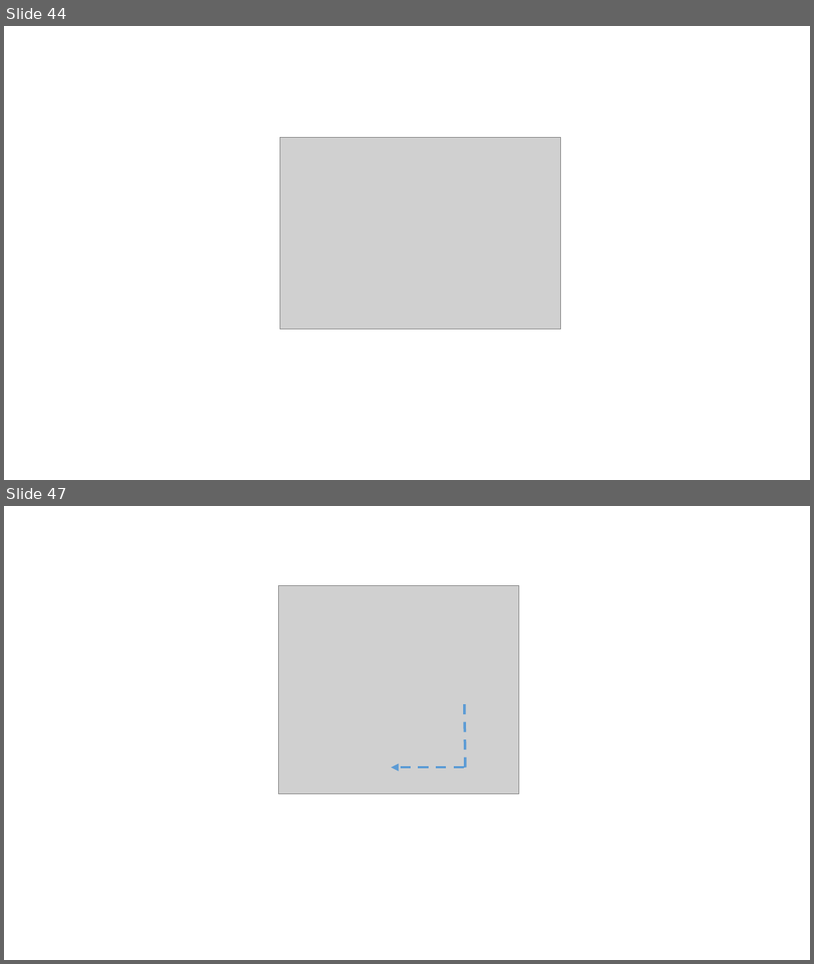
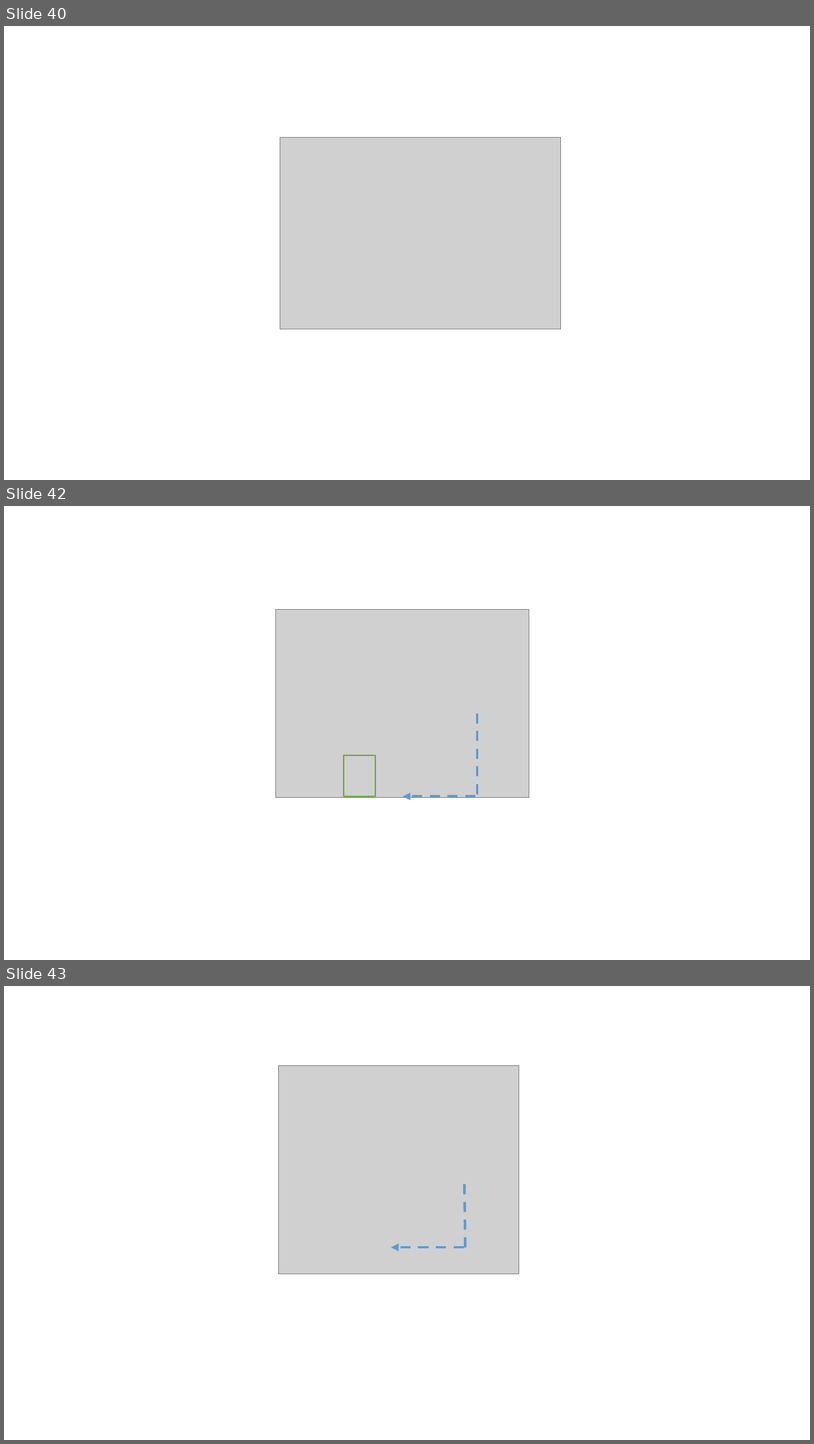
Before and after one commit to mmaleki92/python_teaching, a slide deck: functions/functions_more.pptx. Shown one above the other, each under a label of ours: slides 44 and 47 before the commit, slides 40, 42 and 43 after it; the slides between them are not shown. The pictures are 814x964 and 814x1444 pixels, drawn with LibreOffice and Linux fonts; fonts in the diff are those of the drawing; grey boxes stand for pictures. Boxes give left, top, right and bottom in pixels: in the first picture for what was removed or moved away, otherwise in the second. Text is boxed around its words. In the diff, an @@ line names an element or a change of style, - is before the commit and + after.

```diff
--- a/functions/functions_more.pptx
+++ b/functions/functions_more.pptx
@@ slide 42 added at bbox=[4, 506, 810, 960], background #FFFFFF @@
@@ picture added at bbox=[275, 610, 529, 797] @@
@@ line added from (478, 713) to (478, 797), #5B9BD5 3 pt dashed @@
@@ rectangle added at bbox=[344, 755, 376, 796], outline #70AD47 2 pt @@
@@ arrow added from (476, 796) to (404, 796), #5B9BD5 3 pt dashed @@
@@ what was slide 44 is now slide 40 @@
@@ what was slide 47 is now slide 43 @@
```
Also in this commit, not shown: 10 slides changed, 13 other slides added, 8 slides removed, 3 other files.
